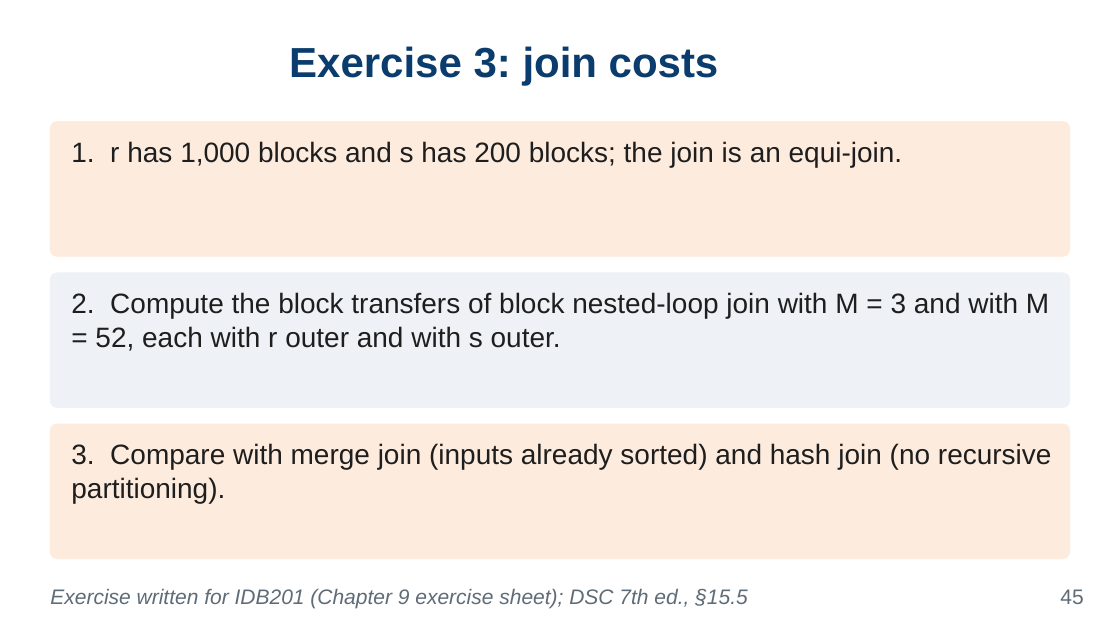
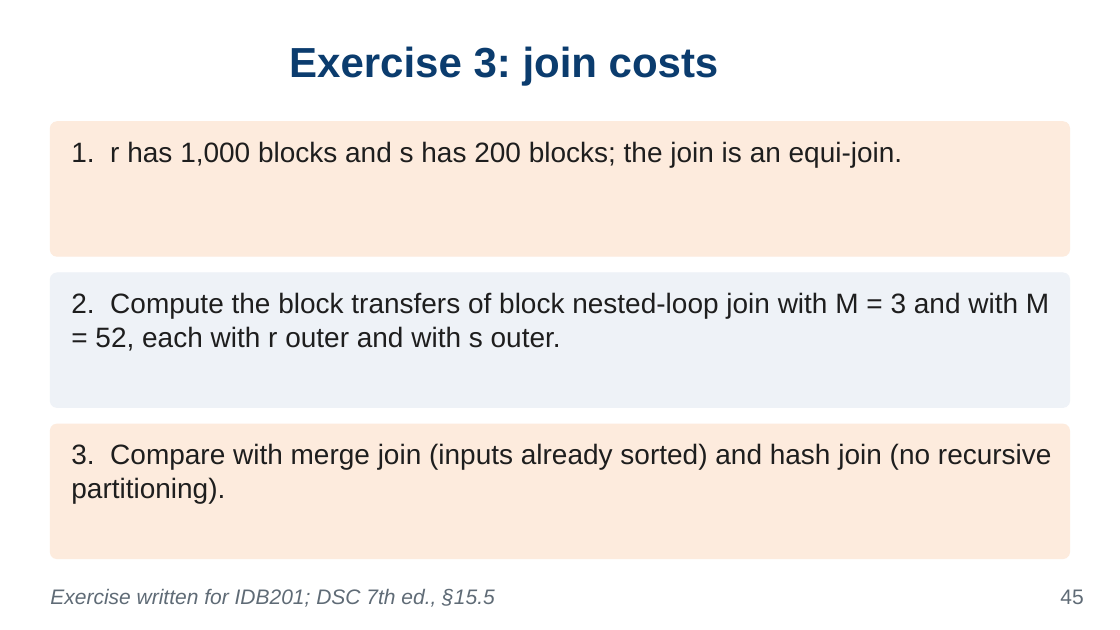
Before and after one commit to VanTTN2/IDB202, a slide deck: slide 45 of IDB201_ket-qua-sua_lan1_1/6_slides/Chapter_9.pptx. Drawn at 1120x630 pixels with LibreOffice and Linux fonts; fonts in the diff are those of the drawing; background and template pictures are left out. Boxes give left, top, right and bottom in pixels: in the first picture for what was removed or moved away, otherwise in the second. Text is boxed around its words. In the diff, an @@ line names an element or a change of style, - is before the commit and + after.

```diff
--- a/IDB201_ket-qua-sua_lan1_1/6_slides/Chapter_9.pptx
+++ b/IDB201_ket-qua-sua_lan1_1/6_slides/Chapter_9.pptx
@@ text at <box>50,589,495,607</box>: text changed @@
-Exercise written for IDB201 (Chapter 9 exercise sheet); DSC 7th ed., §15.5
+Exercise written for IDB201; DSC 7th ed., §15.5
```
Also in this commit, not shown: 3 other slides changed, 46 other files.
